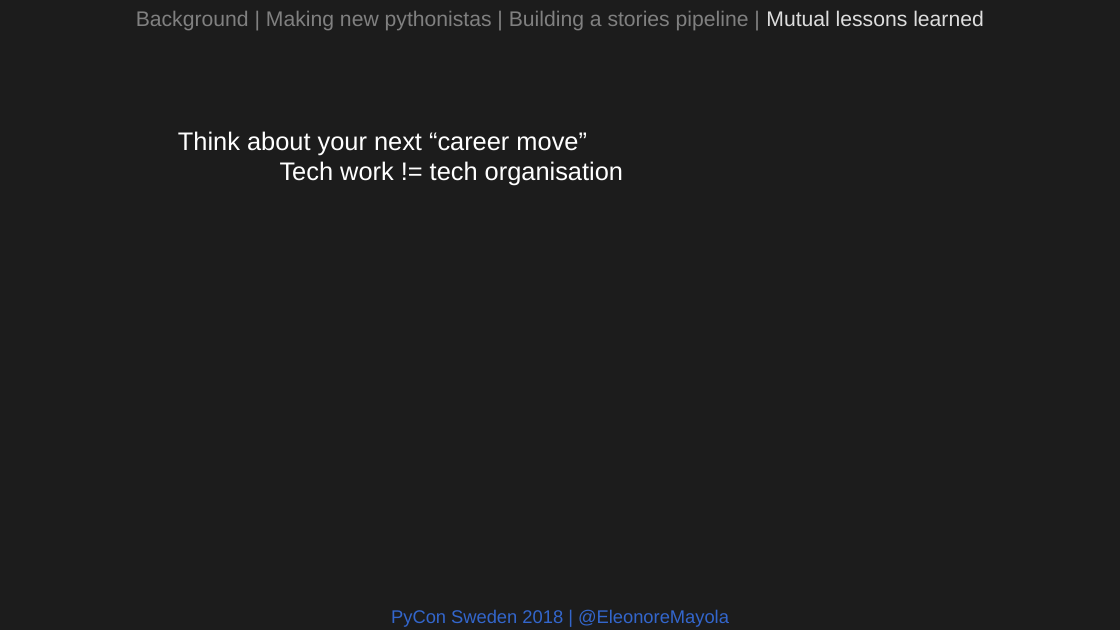
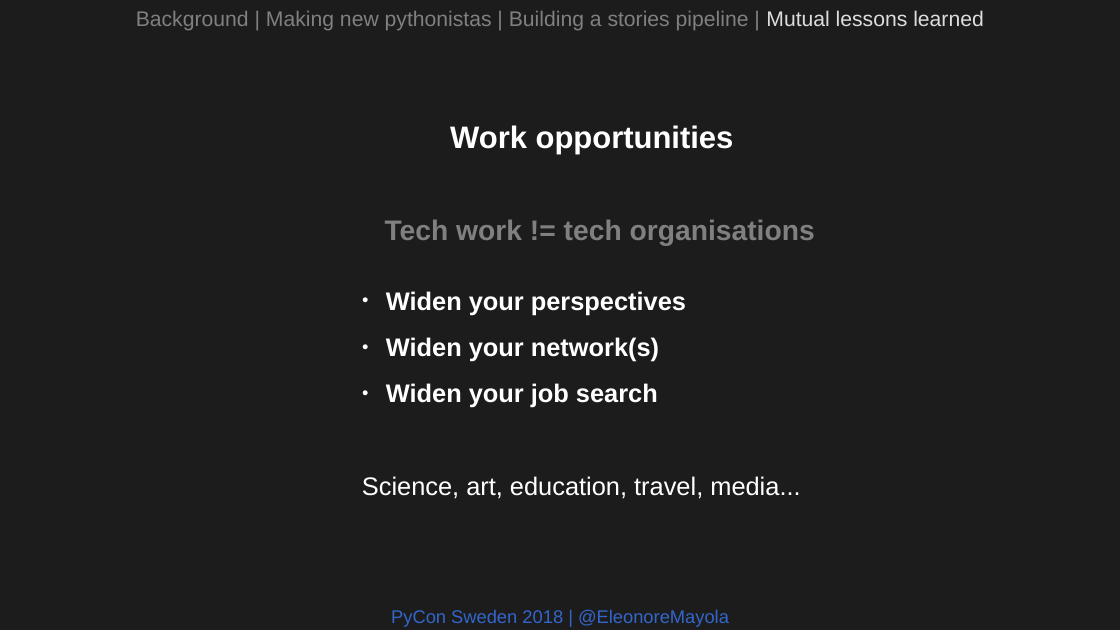
Before and after one commit to Eleonore9/-pyconse18, a slide deck: slide 26 of pyconse2018.odp. Drawn at 1120x630 pixels with LibreOffice and Linux fonts; fonts in the diff are those of the drawing. Boxes give left, top, right and bottom in pixels: in the first picture for what was removed or moved away, otherwise in the second. Text is boxed around its words. In the diff, an @@ line names an element or a change of style, - is before the commit and + after.

```diff
--- a/pyconse2018.odp
+++ b/pyconse2018.odp
@@ text removed at [178,131,623,186] @@
-Think about your next “career move”
-Tech work != tech organisation
@@ text added at [450,125,734,154], 22 pt, text #FFFFFF, bold @@
+Work opportunities
@@ text added at [362,219,815,499], 18 pt, text #FFFFFF, bold @@
+Tech work != tech organisations
+● Widen your perspectives
+● Widen your network(s)
+● Widen your job search
+Science, art, education, travel, media...
```
Also in this commit, not shown: 4 other slides changed, 1 other file.
